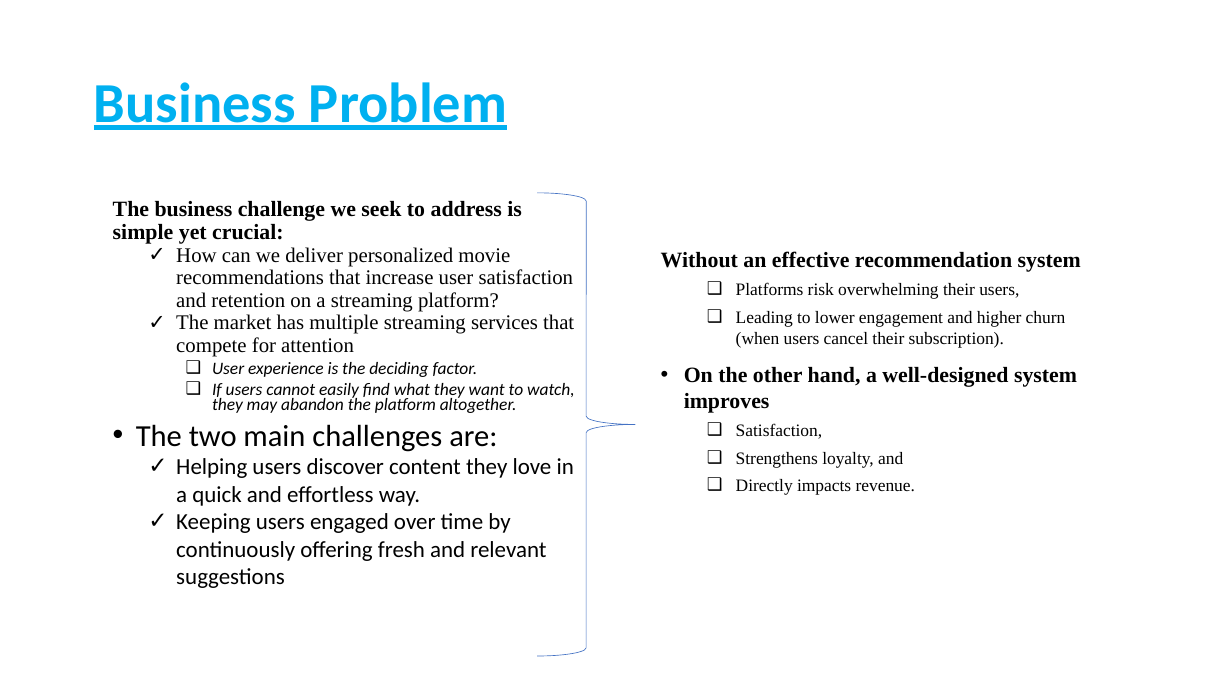
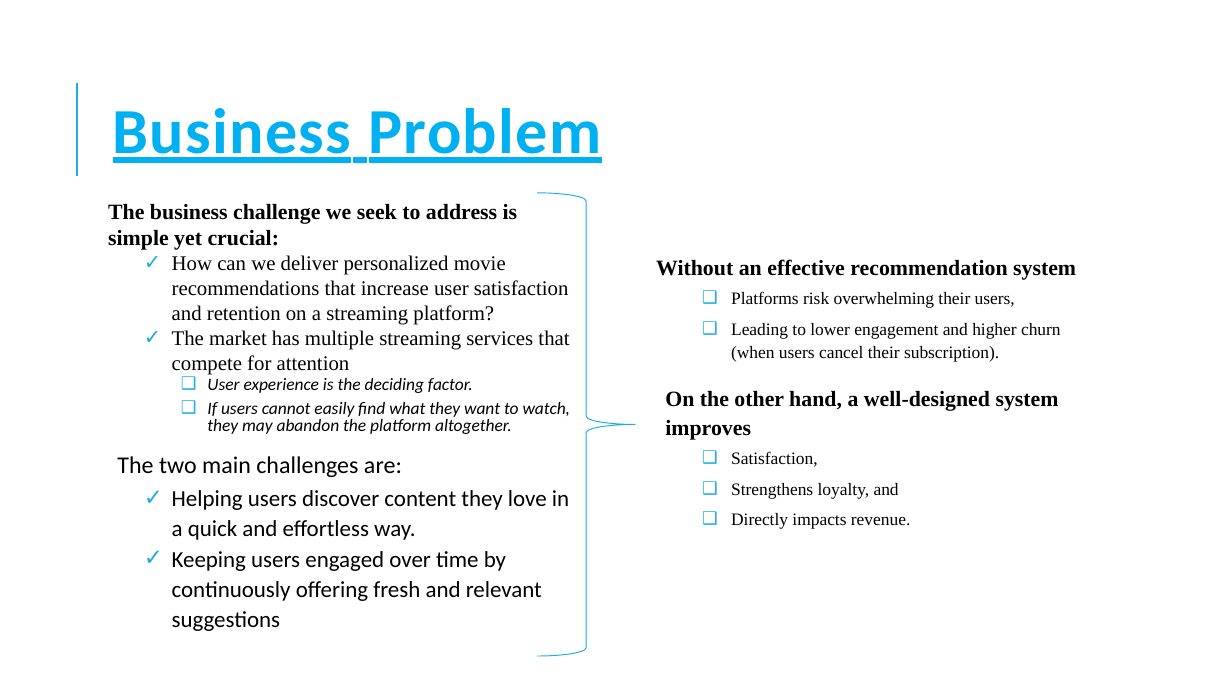
Before and after one commit to H-Rumenya/Group_2_P4_Project, a slide deck: slide 3 of Non-Technical Presentation.pptx. Drawn at 1232x693 pixels with LibreOffice and Linux fonts; fonts in the diff are those of the drawing. Boxes give left, top, right and bottom in pixels: in the first picture for what was removed or moved away, otherwise in the second. Text is boxed around its words. In the diff, an @@ line names an element or a change of style, - is before the commit and + after.

```diff
--- a/Non-Technical Presentation.pptx
+++ b/Non-Technical Presentation.pptx
@@ title "Business Problem": place and size @@
-title "Business Problem" at [94,82,507,130]
+title "Business Problem" at [113,108,602,163]
@@ title "Business Problem" at [113,108,602,163]: size 44 to 50 pt, letter spacing 0 to 1 pt; line spacing 0.9 to 0.8 @@
@@ line added from (77, 176) to (77, 83), #1CADE4 1.5 pt @@
@@ text "The business challenge we seek ..." at [108,204,571,631]: size 23.8 to 18.7 pt in "The two main challenges are:"; line spacing 0.9 to 1; line spacing 0.7 to 0.8; more space between paragraphs; bullet • to  ; line spacing 1 to 1.1 @@
@@ right brace at [537,193,635,656]: outline #4472C4 0.5 pt to #1CADE4 0.75 pt @@
@@ text "Without an effective recommendation system" at [656,259,1076,529]: line spacing 1 to 1.1; more space between paragraphs; bullet • to   @@
```
Also in this commit, not shown: 10 other slides changed, 2 slides added.
